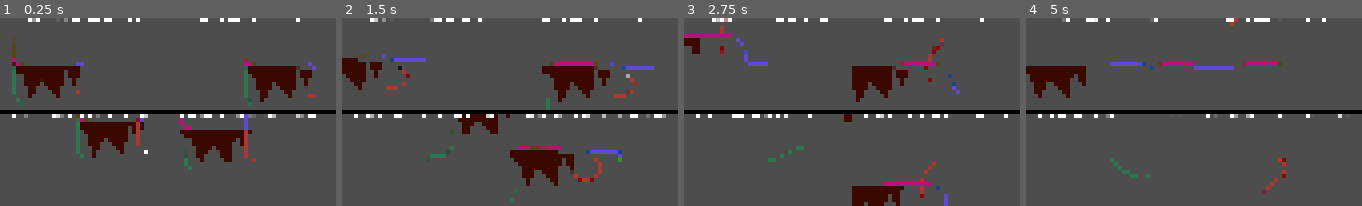
Above: before the commit, frames 1-4 (left to right).
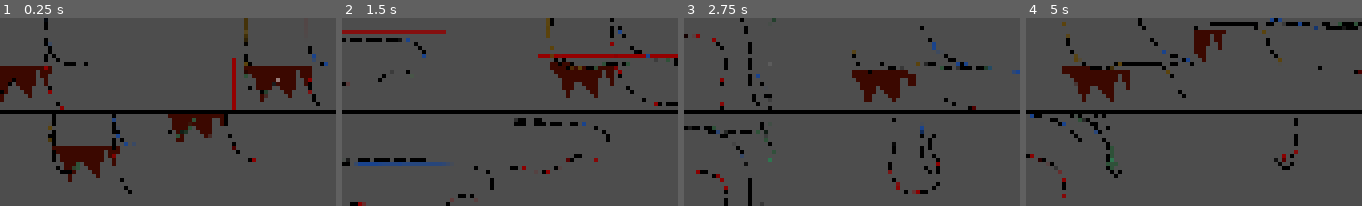
Above: after the commit, the same moments.

Repository: CubbyBear754/SnakeGame
Game: Godot game, scene res://Scenes/Game.tscn
Same seed, same stepped clock (60 frames per second), same inputs: the game is played once before the commit and once after it.
Inputs (mouse positions are in pixels of both pictures, inside the frame that each line leads up to):
- Up to frame 1 (0.25 s): no input
- Up to frame 2 (1.5 s): move the mouse to (583, 102) at 0.52 s; hold D (p1_move_right) 0.53-1.28 s; move the mouse to (442, 121) at 1.27 s; hold S (p1_move_down) from 1.28 s (still down)
- Up to frame 3 (2.75 s): move the mouse to (885, 70) at 2.02 s; release S (p1_move_down) at 2.03 s; hold D (p1_move_right) from 2.03 s (still down)
- Up to frame 4 (5 s): move the mouse to (1177, 149) at 2.77 s; release D (p1_move_right) at 2.78 s; hold W (p1_move_up) 2.78-3.53 s; move the mouse to (1294, 140) at 3.52 s; hold A (p1_move_left) from 3.53 s (still down); move the mouse to (1093, 83) at 4.27 s

The runs differ from the first frame. In frame 1, 14% of the frame differs, in the area x 0-98%, y 0-94%; in frame 2, 14%, in the area x 0-100%, y 0-100%; in frame 3, 9.8%; in frame 4, 9.8%.

Commit message:
playing with snake stuff

Diff:
--- a/Scenes/Game.tscn
+++ b/Scenes/Game.tscn
@@ -40,7 +40,6 @@
 size_flags_horizontal = 3
 size_flags_vertical = 2
 theme_override_font_sizes/font_size = 86
-text = "test"
 horizontal_alignment = 1
 
 [node name="Camera2D" type="Camera2D" parent="VSplitContainer/SplitContainer/SVPC1/SVP" unique_id=518974208]
@@ -75,7 +74,6 @@
 size_flags_horizontal = 3
 size_flags_vertical = 2
 theme_override_font_sizes/font_size = 86
-text = "test"
 horizontal_alignment = 1
 
 [node name="Camera2D" type="Camera2D" parent="VSplitContainer/SplitContainer/SVPC2/SVP" unique_id=643614053]
@@ -106,7 +104,6 @@
 size_flags_horizontal = 3
 size_flags_vertical = 2
 theme_override_font_sizes/font_size = 86
-text = "test"
 horizontal_alignment = 1
 
 [node name="Camera2D" type="Camera2D" parent="VSplitContainer/SplitContainer2/SVPC3/SVP" unique_id=206704468]
@@ -131,7 +128,6 @@
 size_flags_horizontal = 3
 size_flags_vertical = 2
 theme_override_font_sizes/font_size = 86
-text = "test"
 horizontal_alignment = 1
 
 [node name="Camera2D" type="Camera2D" parent="VSplitContainer/SplitContainer2/SVPC4/SVP" unique_id=1477347502]
--- a/Scenes/Level_1.tscn
+++ b/Scenes/Level_1.tscn
@@ -26,8 +26,20 @@
 color = Color(0.23303752, 0.03137255, 0, 1)
 polygon = PackedVector2Array(6, -6, 1573, 56, 1462, 527, 1245, 91, 1102, 807, 694, 362, 437, 853, 240, 265, 1, 122, 1, 122)
 
+[node name="Line2D" type="Line2D" parent="." unique_id=495263935]
+points = PackedVector2Array(-50, -50, 7050, -50, 7050, 4050, -50, 4050)
+closed = true
+default_color = Color(0.57925385, 1.973361e-06, 3.85046e-07, 1)
+joint_mode = 2
+begin_cap_mode = 2
+end_cap_mode = 2
+round_precision = 10
+
 [node name="Snake4" type="Node2D" parent="." unique_id=1807910320 node_paths=PackedStringArray("startlocation")]
 script = ExtResource("1_n0r7v")
+speed = 3600.0
+segments = 100
+segmentsize = 75.0
 startlocation = NodePath("StartAt")
 
 [node name="StartAt" type="Node2D" parent="Snake4" unique_id=1321473728]
@@ -35,6 +47,9 @@
 
 [node name="Snake3" type="Node2D" parent="." unique_id=1460746291 node_paths=PackedStringArray("startlocation")]
 script = ExtResource("1_n0r7v")
+speed = 3600.0
+segments = 100
+segmentsize = 75.0
 startlocation = NodePath("StartAt")
 stroke_color = Color(0.1801756, 0.31667697, 0.22109208, 1)
 fill_color = Color(0.17710873, 0.46414882, 0.30965778, 1)
@@ -44,6 +59,9 @@
 
 [node name="Snake" type="Node2D" parent="." unique_id=386330645 node_paths=PackedStringArray("startlocation")]
 script = ExtResource("1_n0r7v")
+speed = 3600.0
+segments = 300
+segmentsize = 75.0
 startlocation = NodePath("StartAt")
 stroke_color = Color(0.10191787, 0.26442495, 0.54890835, 1)
 fill_color = Color(0.36135557, 0.29088837, 0.82354563, 1)
@@ -54,6 +72,8 @@
 
 [node name="Snake2" type="Node2D" parent="." unique_id=1817365021 node_paths=PackedStringArray("startlocation")]
 script = ExtResource("1_n0r7v")
+segments = 100
+segmentsize = 75.0
 startlocation = NodePath("StartAt")
 stroke_color = Color(0.35665387, 0.26448107, 0.047020428, 1)
 fill_color = Color(0.6939768, 0.08448913, 0.47273642, 1)
--- a/Scripts/ai_chain.gd
+++ b/Scripts/ai_chain.gd
@@ -2,6 +2,9 @@
 
 
 class_name AIChain
+
+var my_thread: Thread
+
 
 var joints: Array[Vector2] = []
 var angles: Array[float] = []
@@ -16,11 +19,17 @@
 	joints.append(origin)
 	angles.append(0.0)
 
+
 	for i in range(1, joint_count):
 		# Generates next joint relative to previous joint position
 		joints.append(joints[i - 1] - Vector2(0, link_size))
 		angles.append(0.0)
 
+	my_thread = Thread.new() # Initialize the thread object
+
+func resolve_async(pos: Vector2, speed: float) -> void:
+	my_thread.start(resolve.bind(pos,speed))
+	my_thread.wait_to_finish()
 # Forward kinematics solver with angle constraints
 func resolve(pos: Vector2, speed: float) -> void:
 
@@ -73,8 +82,7 @@
 		draw_line(start_joint, end_joint, Color.BLACK, 4.0)
 
 		# Draw joint visual indicators
-		draw_circle(joints[i], 12.0, Color.BLACK)
-		draw_circle(joints[i], 8.0, Color.BLACK)
+		draw_circle(joints[i], 30, Color.BLACK)
 
 # Helper placeholder logic for distance locking
 func constrain_distance(point: Vector2, target: Vector2, distance: float) -> Vector2:
--- a/Scripts/snake.gd
+++ b/Scripts/snake.gd
@@ -18,11 +18,19 @@
 var min_tongue_length: float = 55.0  # Minimum retraction in pixels
 var rotation_range: float = 30.0     # Total swing angle (e.g., -15 to +15 degrees)
 var rotation_speed: float = 2.0      # How many full swings per second
+var min_limit = Vector2(0, 0)
+var max_limit = Vector2(7000, 4000)
 # Called when the node enters the scene tree for the first time.
 func _ready() -> void:
 	spine = AIChain.new()
-	#add_child(spine)
+	add_child(spine)
+	spine.z_index = -1
 	spine.populate(startlocation.position,segments,segmentsize,PI/4)
+	tauthird = (2.0 * PI / 3.0)
+	angles = PI/6
+	halfpi = PI/2
+	rstwicebypi = rotation_speed * 2.0 * PI
+	spineless = spine.joints.size() - 25
 
 var last : Vector2 = Vector2.ZERO
 func resolve(direction: Vector2, delta:float) -> void:
@@ -37,19 +45,21 @@
 	#var absy = abs((mousePos-headPos).y)
 	var dspeed = speed * delta
 	var targetPos = headPos + (targetDir * dspeed)
+	targetPos = targetPos.clamp(min_limit, max_limit)
 	tonguetarget = headPos + (targetDir * 100)
 	elapsed_time += delta
 	#if absx < deadzone && absx > -deadzone && absy < deadzone && absy > -deadzone:
 	#	return
-	label.text = "Mouse:" + str(direction) + "Head" + str(headPos) + "Target:" + str(targetPos)
-	spine.resolve(targetPos, dspeed)
+	#label.text = "Mouse:" + str(direction) + "Head" + str(headPos) + "Target:" + str(targetPos)
+	spine.resolve_async(targetPos, dspeed)
 	camera.position = targetPos
 # Called every frame. 'delta' is the elapsed time since the previous frame.
 func _process(delta: float) -> void:
 	pass
 
+var tauthird :float = .0
+var rstwicebypi : float = .0
 func _draw() -> void:
-
 	var points := PackedVector2Array()
 	var joint_count : int = spine.joints.size()
 	if joint_count < 2:
@@ -61,14 +71,14 @@
 
 	# 2. Calculate the swing offset using a sine wave
 	# Convert range to radians and swing between -half and +half of the range
-	var angle_offset: float = sin(elapsed_time * rotation_speed * 2.0 * PI) * deg_to_rad(rotation_range / 2.0)
+	var angle_offset: float = sin(elapsed_time * rstwicebypi) * deg_to_rad(rotation_range / 2.0)
 	var current_angle: float = base_angle + angle_offset
 
 	# 3. Create the final direction vector from the rotated angle
 	var target_dir: Vector2 = Vector2.from_angle(current_angle)
 
 	# 4. Calculate oscillating length (3-second period)
-	var length_wave: float = (sin(elapsed_time * (2.0 * PI / 3.0)) + 1.0) / 2.0
+	var length_wave: float = (sin(elapsed_time * tauthird) + 1.0) / 2.0
 	var current_length: float = lerp(min_tongue_length, max_tongue_length, length_wave)
 
 	# 5. Calculate the dynamic tongue tip position
@@ -100,21 +110,21 @@
 		var next_idx = i - 1
 
 		# Define 4 corners for this specific body link
-		var right_curr = Vector2(get_pos_x(curr_idx, PI/2.0, 0.0), get_pos_y(curr_idx, PI/2.0, 0.0))
-		var left_curr  = Vector2(get_pos_x(curr_idx, -PI/2.0, 0.0), get_pos_y(curr_idx, -PI/2.0, 0.0))
-		var left_next  = Vector2(get_pos_x(next_idx, -PI/2.0, 0.0), get_pos_y(next_idx, -PI/2.0, 0.0))
-		var right_next = Vector2(get_pos_x(next_idx, PI/2.0, 0.0), get_pos_y(next_idx, PI/2.0, 0.0))
+		var right_curr = Vector2(get_pos_x(curr_idx, halfpi, 0.0), get_pos_y(curr_idx, halfpi, 0.0))
+		var left_curr  = Vector2(get_pos_x(curr_idx, -halfpi, 0.0), get_pos_y(curr_idx, -halfpi, 0.0))
+		var left_next  = Vector2(get_pos_x(next_idx, -halfpi, 0.0), get_pos_y(next_idx, -halfpi, 0.0))
+		var right_next = Vector2(get_pos_x(next_idx, halfpi, 0.0), get_pos_y(next_idx, halfpi, 0.0))
 		# Cap the very end tip of the tail
 		if i == joint_count - 1:
-			var segment_points := PackedVector2Array([spine.joints[i], left_next, right_next])
+			#var segment_points := PackedVector2Array([spine.joints[i], left_next, right_next])
 			#Fill the individual segment box safely
-			draw_polygon(segment_points, PackedColorArray([fill_color]))
+			#draw_polygon(segment_points, PackedColorArray([fill_color]))
 			draw_line(spine.joints[i], right_next, stroke_color, stroke_width, true)
 			draw_line(spine.joints[i], left_next, stroke_color, stroke_width, true)
 		else:
-			var segment_points := PackedVector2Array([right_curr, left_curr, left_next, right_next])
+			#var segment_points := PackedVector2Array([right_curr, left_curr, left_next, right_next])
 			#Fill the individual segment box safely
-			draw_polygon(segment_points, PackedColorArray([fill_color]))
+			#draw_polygon(segment_points, PackedColorArray([fill_color]))
 			# Draw the left and right outer skins
 			draw_line(right_curr, right_next, stroke_color, stroke_width, true)
 			draw_line(left_curr, left_next, stroke_color, stroke_width, true)
@@ -123,19 +133,19 @@
 
 	# === 2. DRAW ROUNDED HEAD CAP ===
 	var head_points := PackedVector2Array()
-	head_points.append(Vector2(get_pos_x(0, PI / 2.0, 0.0), get_pos_y(0, PI / 2.0, 0.0)))
+	head_points.append(Vector2(get_pos_x(0, halfpi, 0.0), get_pos_y(0, halfpi, 0.0)))
 	head_points.append(Vector2(get_pos_x(0, PI / 6.0, 0.0), get_pos_y(0, PI / 6.0, 0.0)))
 	head_points.append(Vector2(get_pos_x(0, 0.0, 0.0), get_pos_y(0, 0.0, 0.0)))
 	head_points.append(Vector2(get_pos_x(0, -PI / 6.0, 0.0), get_pos_y(0, -PI / 6.0, 0.0)))
-	head_points.append(Vector2(get_pos_x(0, -PI / 2.0, 0.0), get_pos_y(0, -PI / 2.0, 0.0)))
+	head_points.append(Vector2(get_pos_x(0, -halfpi, 0.0), get_pos_y(0, -halfpi, 0.0)))
 
 	draw_polygon(head_points, PackedColorArray([fill_color]))
 	draw_polyline(head_points, stroke_color, stroke_width, true)
 
 	# === 3. DRAW SNAKE EYES ===
 	var eye_radius := 8.0
-	var left_eye_center  := Vector2(get_pos_x(0, PI / 2.0, -6.0), get_pos_y(0, PI / 2.0, -6.0))
-	var right_eye_center := Vector2(get_pos_x(0, -PI / 2.0, -6.0), get_pos_y(0, -PI / 2.0, -6.0))
+	var left_eye_center  := Vector2(get_pos_x(0, halfpi, -6.0), get_pos_y(0, halfpi, -6.0))
+	var right_eye_center := Vector2(get_pos_x(0, -halfpi, -6.0), get_pos_y(0, -halfpi, -6.0))
 
 	# Left Eye
 	draw_circle(left_eye_center, eye_radius, eye_color)
@@ -146,38 +156,48 @@
 	draw_arc(right_eye_center, eye_radius, 0, TAU, 12, Color.WHITE, 4, true)
 
 
-
+var last_random : float = .0
+var angles : float = .0
+var halfpi :float = .0
 
 func _physics_process(delta: float) -> void:
-	if controls == null:
-		var random_direction = Vector2.RIGHT.rotated(randf_range(0, TAU))
+	if controls == null || controls.player_index != 0:
+		var random_angle = last_random + randf_range(-angles, angles)
+		last_random = random_angle
+		var random_direction = Vector2.RIGHT.rotated(random_angle)
 		resolve(random_direction, delta)
 	else :
 		var h_axis = Input.get_axis(controls.move_left,controls.move_right)
 		var v_axis = Input.get_axis(controls.move_up,controls.move_down)
 		var direction = Vector2(h_axis,v_axis).normalized()
 		resolve(direction, delta)
+	debugDisplay()
 	queue_redraw()
-	#debugDisplay()
+
 
 
 func debugDisplay() -> void:
 	spine.queue_redraw()
 
+var spineless : int = 0
 func body_width(i: int) -> float:
-	var reduction = 30.0 - (float(i)/12)
 	var minsize = 4.0
 	match i:
 		0:
 			return 30.0
 		1:
 			return 30.0
-		var v when v > (spine.joints.size() - 15):
-			var size: float = remap(i, spine.joints.size() - 15, spine.joints.size(),  reduction, minsize)
-			size = clamp(size, minsize, reduction)
-			return max(minsize, size)
+		#var v when v > 144:
+			#return minsize
+		var v when v > (spineless):
+			var reduction = 30-float(i-spineless)
+			#var size: float = remap(i, spineless, spine.joints.size(), reduction, minsize)
+			#size = clamp(size, minsize, reduction)
+			return max(minsize, reduction)
 		_:
-			return max(minsize, reduction)
+			return 30
+			#reduction = 30.0 - (float(i)*0.183)
+			#return max(minsize, reduction)
 
 func get_pos_x(i : int, angleOffset: float, lengthOffset: float) -> float:
 	return spine.joints[i].x + cos(spine.angles[i] + angleOffset) * (body_width(i) + lengthOffset)
--- a/project.godot
+++ b/project.godot
@@ -92,3 +92,4 @@
 rendering_device/driver.windows="d3d12"
 renderer/rendering_method="gl_compatibility"
 renderer/rendering_method.mobile="gl_compatibility"
+driver/threads/thread_model=2
